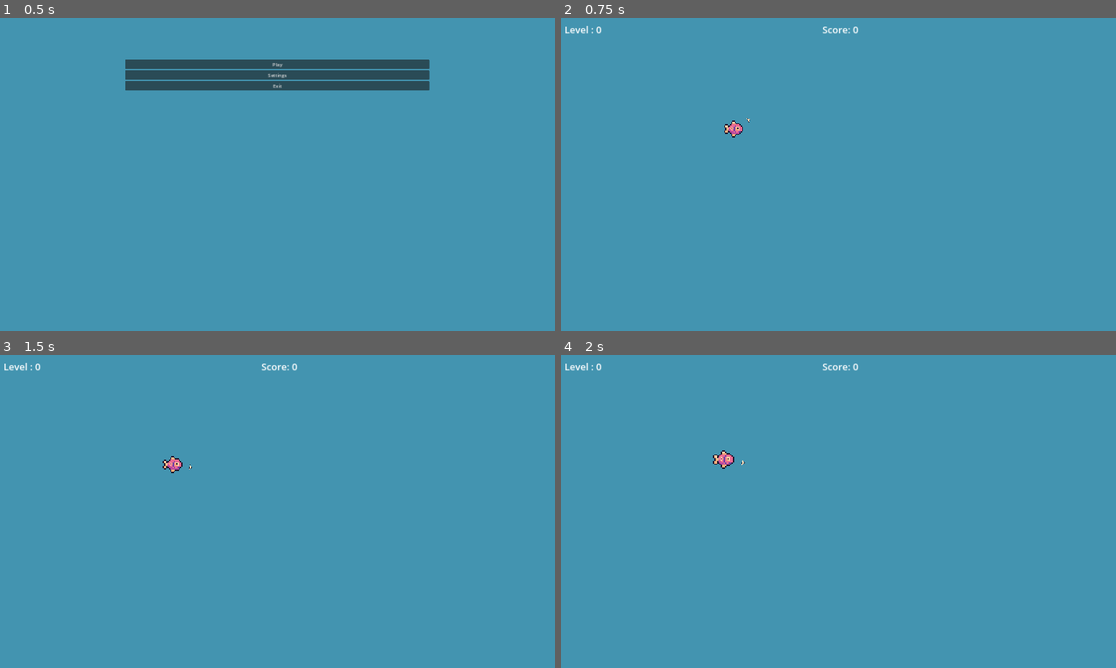
Above: before the commit, frames 1-4 (two rows, left to right).
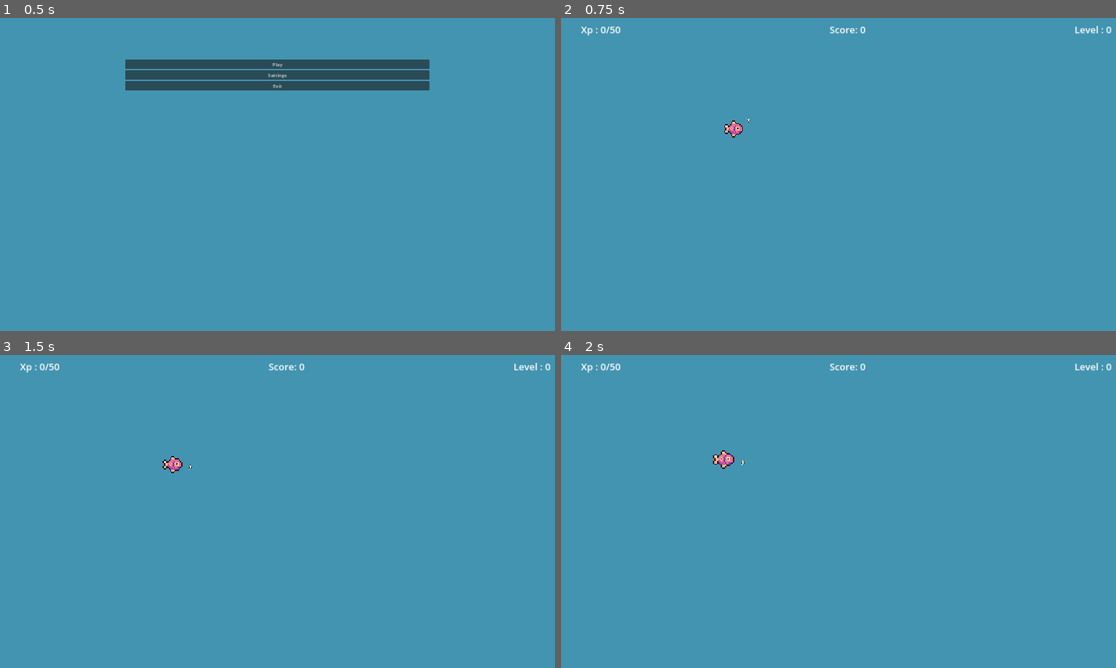
Above: after the commit, the same moments.

Repository: TheCursedMerchant/qdm_gameJam2024
Game: Godot game, scene res://menu.tscn
Two runs of this game, one before a commit and one after it. Both use one fixed random seed, a clock stepped at 60 frames per second and the inputs below.
Inputs (mouse positions are in pixels of both pictures, inside the frame that each line leads up to):
- Up to frame 1 (0.5 s): no input
- Up to frame 2 (0.75 s): click "Play" at 0.5 s
- Up to frame 3 (1.5 s): tap Enter at 1.25 s; move the mouse to (410, 498) at 1.27 s; press the mouse at (410, 498) at 1.28 s; hold Right (ui_right) from 1.28 s (still down)
- Up to frame 4 (2 s): keep holding Right (ui_right)

Frame 1 is identical in both runs. In frame 2, 0.3% of the frame differs, in the area x 0-100%, y 2-6%; in frame 3, 0.3%; in frame 4, 0.3%.

Commit message:
modified growth and shrink logic and values

Diff:
--- a/gamejam2024/scenes/scoreboard.tscn
+++ b/gamejam2024/scenes/scoreboard.tscn
@@ -17,20 +17,24 @@
 anchor_right = 1.0
 offset_bottom = 61.0
 grow_horizontal = 2
-theme_override_constants/margin_left = 16
 theme_override_constants/margin_top = 16
-theme_override_constants/margin_right = 16
 
 [node name="HBoxContainer" type="HBoxContainer" parent="MarginContainer"]
 layout_mode = 2
-theme_override_constants/separation = 740
+size_flags_horizontal = 4
+theme_override_constants/separation = 700
 
-[node name="Level" type="Label" parent="MarginContainer/HBoxContainer"]
+[node name="Exp" type="Label" parent="MarginContainer/HBoxContainer"]
 layout_mode = 2
 theme_override_font_sizes/font_size = 32
-text = "Level : "
+text = "Xp : 0/50"
 
 [node name="Score" type="Label" parent="MarginContainer/HBoxContainer"]
 layout_mode = 2
 theme_override_font_sizes/font_size = 32
 text = "Score: 0"
+
+[node name="Level" type="Label" parent="MarginContainer/HBoxContainer"]
+layout_mode = 2
+theme_override_font_sizes/font_size = 32
+text = "Level : 0"
--- a/gamejam2024/scripts/GUI/death_screen.gd
+++ b/gamejam2024/scripts/GUI/death_screen.gd
@@ -18,6 +18,8 @@
 func _on_restart_pressed() -> void:
 	System.score = 0
 	System.player_level = 0
+	System.evolve_xp = 50
+	System.player_xp = 0
 	get_tree().change_scene_to_file("res://test.tscn")
 
 func _on_quit_pressed() -> void:
--- a/gamejam2024/scripts/GUI/scoreboard.gd
+++ b/gamejam2024/scripts/GUI/scoreboard.gd
@@ -5,14 +5,17 @@
 
 @onready var scoreLabel := $MarginContainer/HBoxContainer/Score
 @onready var levelLabel := $MarginContainer/HBoxContainer/Level
+@onready var xpLabel := $MarginContainer/HBoxContainer/Exp
 
 # Called when the node enters the scene tree for the first time.
 func _ready() -> void:
 	scoreLabel.text = "Score: " + str(fish_score)
 	levelLabel.text = "Level : " + str(System.player_level)
+	xpLabel.text = "Xp : " + str(System.player_xp) + "/" + str(System.evolve_xp)
 
 # Called every frame. 'delta' is the elapsed time since the previous frame.
 func _process(delta: float) -> void:
 	fish_score = System.score
 	scoreLabel.text = "Score: " + str(fish_score)
 	levelLabel.text = "Level : " + str(System.player_level)
+	xpLabel.text = "Xp : " + str(System.player_xp) + "/" + str(System.evolve_xp)
--- a/gamejam2024/scripts/food/food.gd
+++ b/gamejam2024/scripts/food/food.gd
@@ -2,7 +2,8 @@
 extends Area2D
 
 @export_category("Stats")
-@export var growth_value = 0.2
+@export var growth_value = 0.15
+@export var shrink_value = 0.3
 @export var experience := 0
 @export var size_scale = Vector2.ONE
 @export var off_screen_location := Vector2(-1000, 0)
@@ -27,12 +28,16 @@
 		var body_sprite_size = player.sprite.get_rect().size * player.scale_size
 		if((friendly or (sprite_size <=  body_sprite_size and player.playerState == System.PLAYER_STATES.IDLE)) ) :
 			player.eating.play()
-			player.grow(growth_value, experience)
+			player.grow(growth_value)
+			System.player_xp += experience
+			if(System.player_xp >= System.evolve_xp) :
+				player.evolve()
 			if (friendly == false):
 				System.score += 1
 			deactivate()
 		else :
 			print("Damage from Food!")
+			player.grow(-shrink_value)
 			player.take_damage()
 
 func deactivate() :
--- a/gamejam2024/scripts/player/player.gd
+++ b/gamejam2024/scripts/player/player.gd
@@ -8,7 +8,7 @@
 @export var playerState := System.PLAYER_STATES.IDLE
 @export var maxDashCharge := 1.0
 @export var dashChargeRate := 0.1
-@export var speedGrowth = 50.00
+@export var speedGrowth = 25.00
 
 @onready var sprite : Sprite2D = $Sprite2D
 @onready var collisionShape : CollisionShape2D = $CollisionShape2D
@@ -19,8 +19,6 @@
 var dashCharge := 0.0
 var overShrink := false
 var fleshChunkPool := ScenePool.new(1)
-var experience := 0
-var evolveExp := 1
 var currentSpeed := baseSpeed
 
 const minScale := Vector2(0.5, 0.5)
@@ -95,7 +93,7 @@
 	newChunkInstance.startTimer()
 	return newChunkInstance
 
-func grow(rate: float, exp: float = 0) -> void :
+func grow(rate: float) -> void :
 	var growthVector = scale_size + Vector2(rate, rate)
 	var newScale = clamp(growthVector, minScale, maxScale)
 
@@ -106,9 +104,6 @@
 
 	if(rate > 0) :
 		overShrink = false
-		experience += exp
-		if(experience >= evolveExp) :
-			evolve()
 
 	if (growthVector < minScale) :
 		if (overShrink) :
@@ -118,11 +113,12 @@
 
 func evolve() :
 	System.player_level += 1
-	experience = 0
+	System.player_xp = 0
+	System.evolve_xp = round(System.evolve_xp * 1.3)
+	System.remaining_xp = System.evolve_xp - System.player_xp
+
 	currentSpeed = baseSpeed + (speedGrowth * System.player_level)
-	evolveExp *= 1.3
 
-	print("Player level after evolving : ", System.player_level)
 	if(System.player_level < 7) :
 		sprite.texture = GameRes.playerTextures[0]
 	elif(System.player_level < 11) :
@@ -132,11 +128,12 @@
 
 func devolve() :
 	System.player_level -= 1
-	experience = 0
-	evolveExp -= evolveExp * 0.3
-	scale_size *= 0.5
+	System.player_xp = 0
+	System.evolve_xp = round(System.evolve_xp * 0.7)
+	System.remaining_xp = System.evolve_xp - System.player_xp
 
-	print("Player level after devolving : ", System.player_level)
+	#grow(-scale_size.x * 0.5)
+
 	if(System.player_level < 3) :
 		sprite.texture = GameRes.playerTextures[0]
 	elif(System.player_level < 7) :
@@ -144,14 +141,10 @@
 	elif(System.player_level < 12):
 		sprite.texture = GameRes.playerTextures[2]
 
-	System.player_level = System.player_level
-
 func take_damage() :
 	devolve()
 	if (System.player_level < 0) :
-		print("Player Died!")
 		emit_signal("death")
-		#get_tree().call_deferred("change_scene_to_file", "res://scenes/death.tscn")
 
 func updateSizeScale(scale : float) :
 	var newScale := Vector2(scale, scale)
--- a/gamejam2024/scripts/system/system.gd
+++ b/gamejam2024/scripts/system/system.gd
@@ -8,3 +8,9 @@
 
 var score = 0
 var player_level = 0
+var player_xp = 0
+var remaining_xp = 0
+var evolve_xp = 50
+
+func getRemainingXp() -> int :
+	return evolve_xp - player_xp
